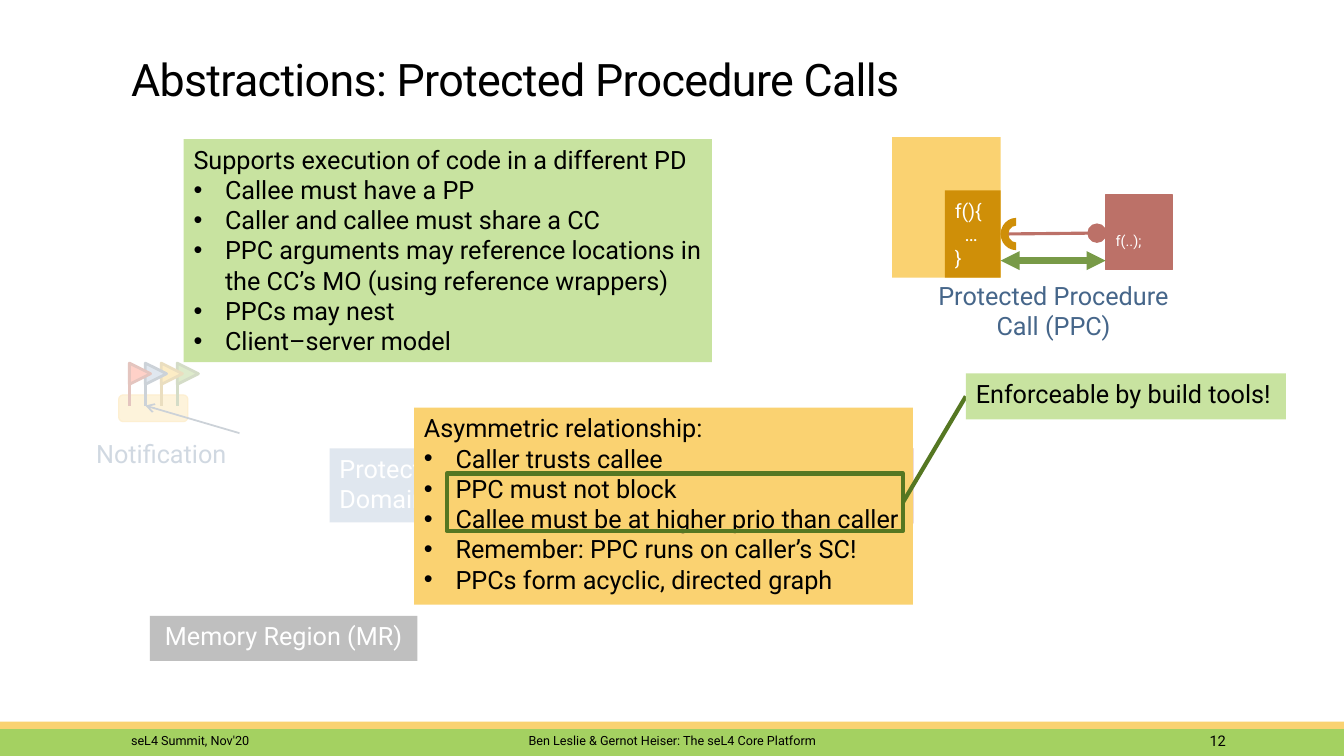
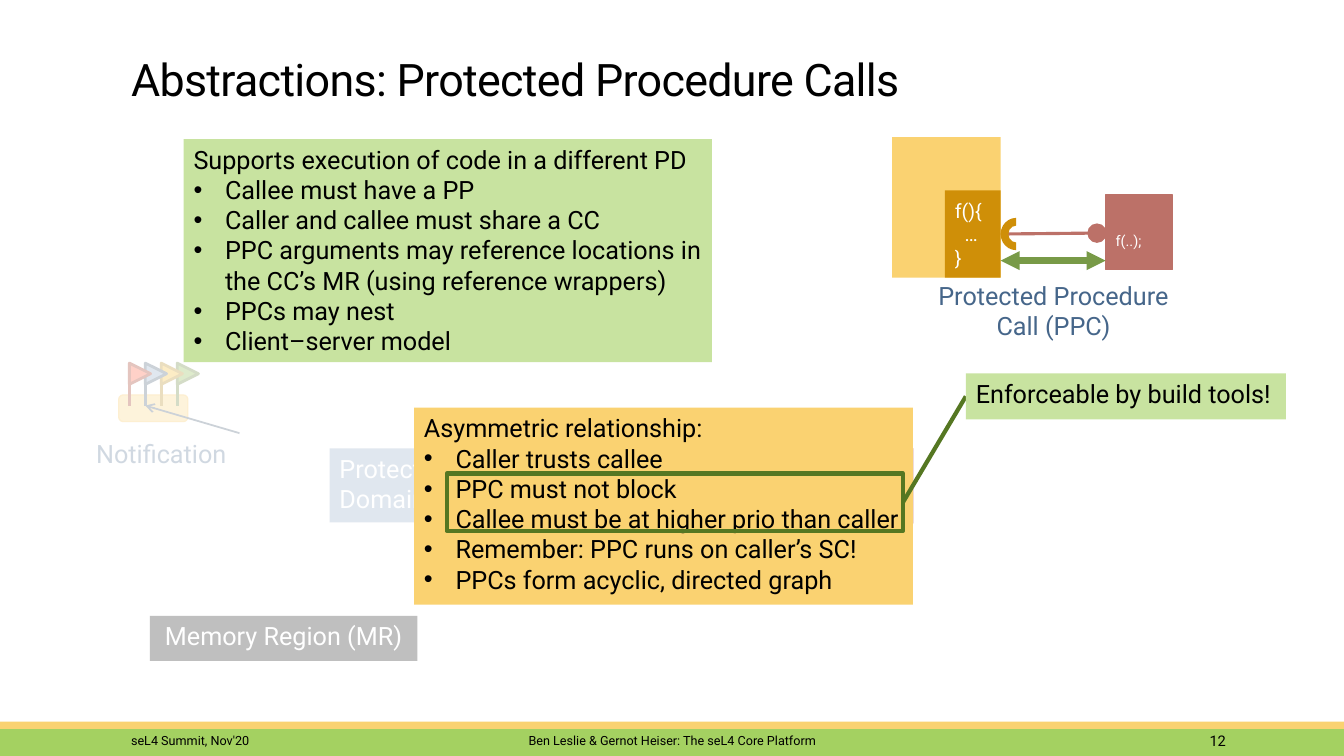
Before and after one commit to BreakawayConsulting/platform-sel4-docs, a slide deck: slide 12 of 2011-summit-platform.pptx. Drawn at 1344x756 pixels with LibreOffice and Linux fonts; fonts in the diff are those of the drawing; background and template pictures are left out. Boxes give left, top, right and bottom in pixels: in the first picture for what was removed or moved away, otherwise in the second. Text is boxed around its words. In the diff, an @@ line names an element or a change of style, - is before the commit and + after.

```diff
--- a/2011-summit-platform.pptx
+++ b/2011-summit-platform.pptx
@@ text in rectangle at (225,240,701,296): text changed @@
-• PPC arguments may reference locations in the CC’s MO (using reference wrappers)
+• PPC arguments may reference locations in the CC’s MR (using reference wrappers)
```
Also in this commit, not shown: 2 other slides changed.
